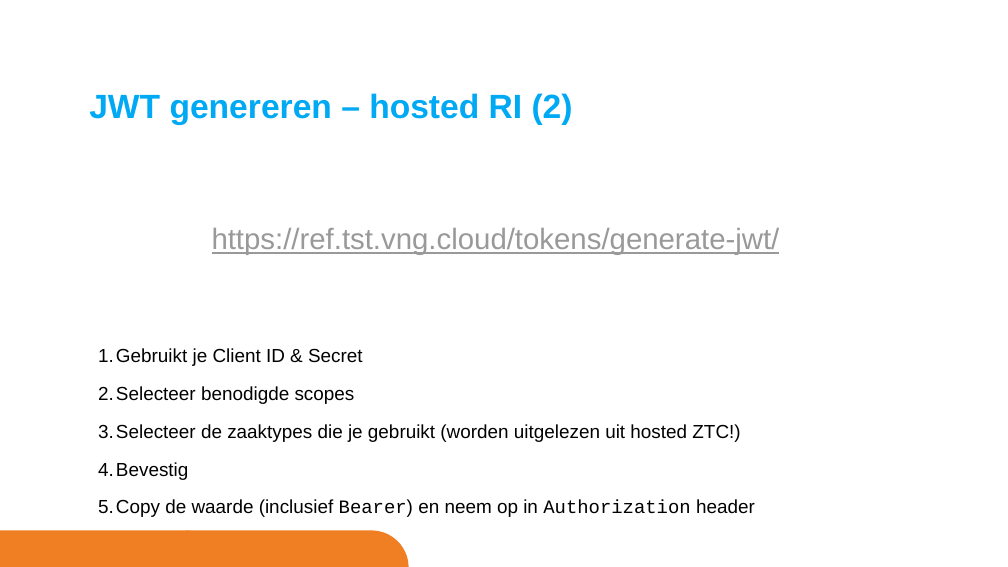
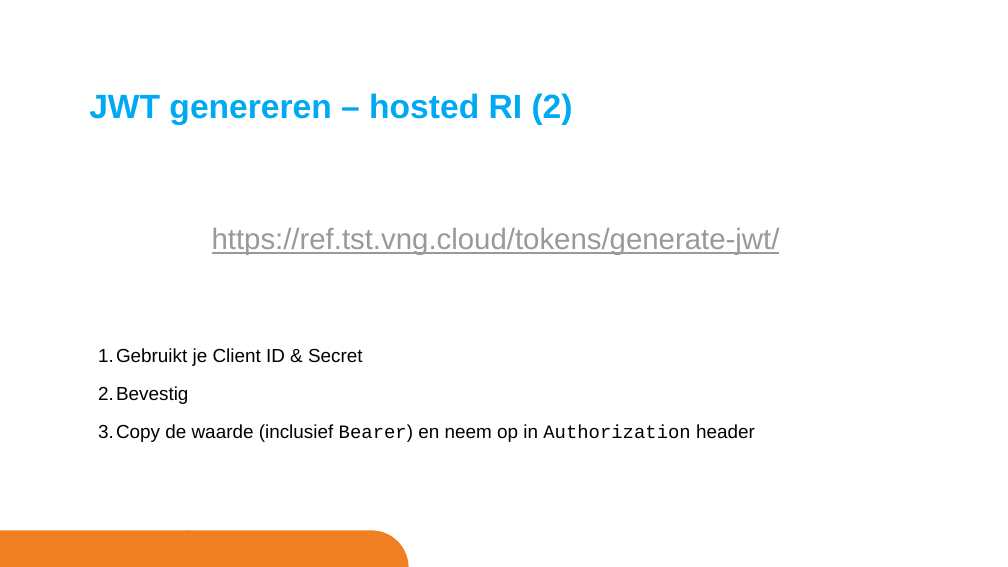
Before and after one commit to VNG-Realisatie/gemma-zaken, a slide deck: slide 6 of docs/_content/ontwikkelaars/tutorials/autorisatie.pptx. Drawn at 1008x567 pixels with LibreOffice and Linux fonts; fonts in the diff are those of the drawing; background and template pictures are left out. Boxes give left, top, right and bottom in pixels: in the first picture for what was removed or moved away, otherwise in the second. Text is boxed around its words. In the diff, an @@ line names an element or a change of style, - is before the commit and + after.

```diff
--- a/docs/_content/ontwikkelaars/tutorials/autorisatie.pptx
+++ b/docs/_content/ontwikkelaars/tutorials/autorisatie.pptx
@@ text at (116,386,740,442): paragraphs removed @@
-2. Selecteer benodigde scopes
-3. Selecteer de zaaktypes die je gebruikt (worden uitgelezen uit hosted ZTC!)
```
Also in this commit, not shown: 5 other slides changed, 2 slides added, 6 slides removed.
